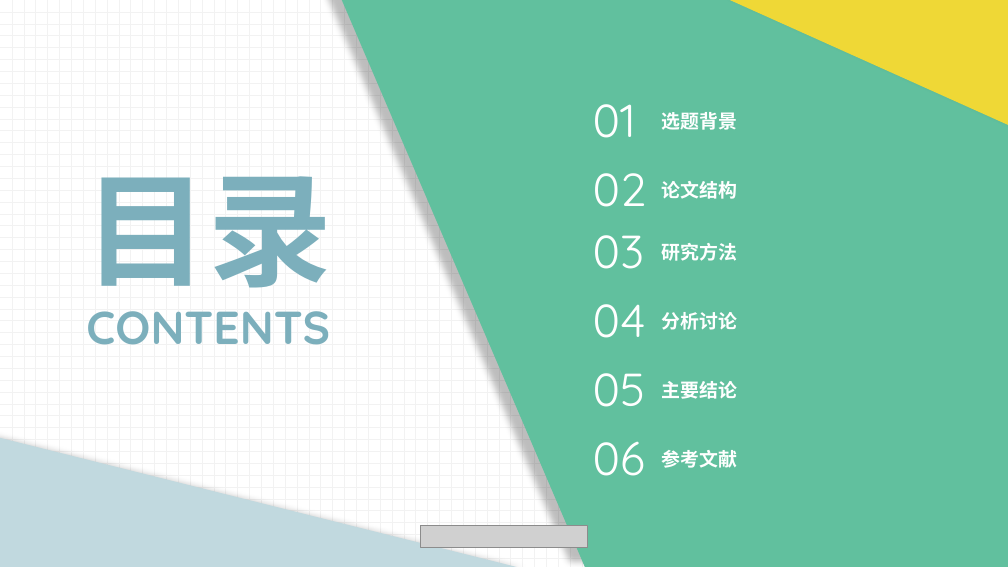
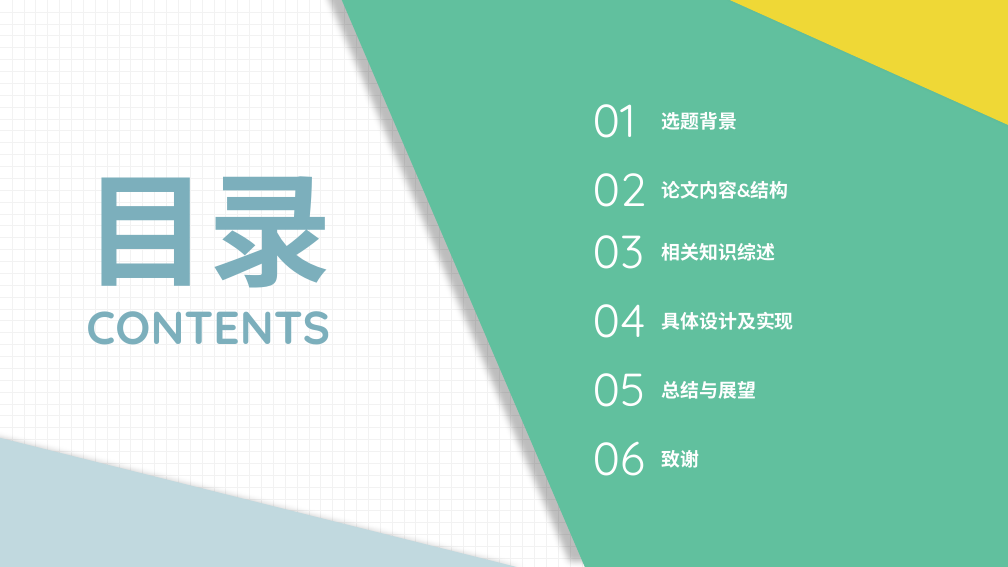
Before and after one commit to WeakX/congradu, a slide deck: slide 2 of notes/毕业答辩.pptx. Drawn at 1008x567 pixels with LibreOffice and Linux fonts; fonts in the diff are those of the drawing; grey boxes stand for pictures. Boxes give left, top, right and bottom in pixels: in the first picture for what was removed or moved away, otherwise in the second. Text is boxed around its words. In the diff, an @@ line names an element or a change of style, - is before the commit and + after.

```diff
--- a/notes/毕业答辩.pptx
+++ b/notes/毕业答辩.pptx
@@ text at [662, 181, 789, 199]: text changed @@
-论文结构
+论文内容&结构
@@ text at [662, 243, 775, 261]: text changed @@
-研究方法
+相关知识综述
@@ text at [662, 312, 794, 330]: text changed @@
-分析讨论
+具体设计及实现
@@ text at [662, 381, 756, 399]: text changed @@
-主要结论
+总结与展望
@@ text at [662, 450, 700, 468]: text changed @@
-参考文献
+致谢
@@ picture removed at [420, 526, 588, 547] @@
```
Also in this commit, not shown: 7 other slides changed, 15 slides added, 20 slides removed, 2 other files.
